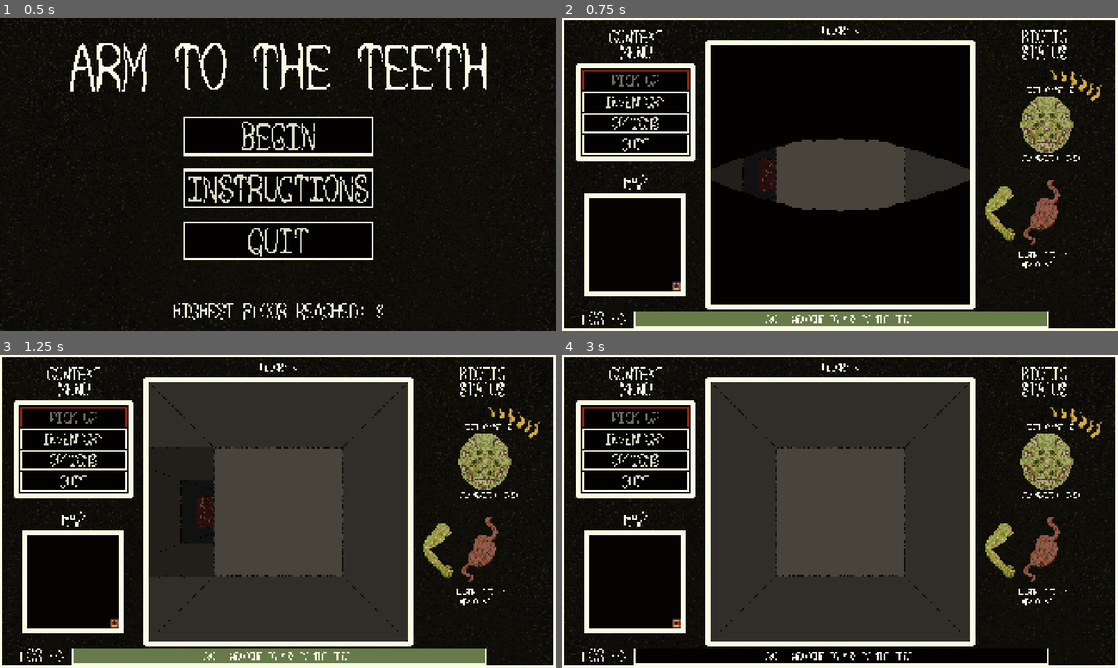
Above: before the commit, frames 1-4 (two rows, left to right).
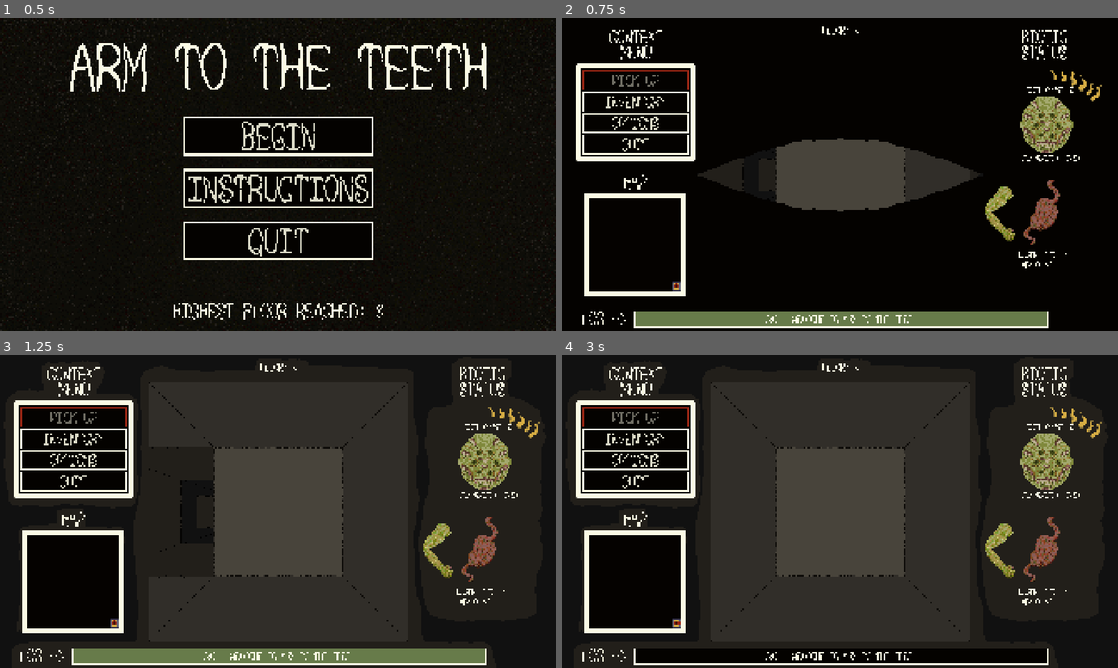
Above: after the commit, the same moments.

Repository: sym-z/arm-to-the-teeth
Game: Godot game, scene res://scenes/main_menu/main_menu.tscn
The game is run twice, just before and just after one commit, with the same random seed, the same clock (stepped at 60 frames per second) and the same inputs. The project has no main scene, so this scene is started directly.
Inputs (mouse positions are in pixels of both pictures, inside the frame that each line leads up to):
- Up to frame 1 (0.5 s): no input
- Up to frame 2 (0.75 s): click "BEGIN" at 0.5 s
- Up to frame 3 (1.25 s): no input
- Up to frame 4 (3 s): move the mouse to (840, 655) at 1.27 s; hold D (turn_right) 1.28-2 s; hold Space (pick_up) 1.28-2 s; click (840, 655) at 1.42 s; click "INVENTORY" at 2 s; click "BACK" at 2.75 s

Frame 1 is identical in both runs. In frame 2, 6.9% of the frame differs, in the area x 0-100%, y 0-100%; in frame 3, 9.1%; in frame 4, 9.0%.

Commit message:
temporary background added

Diff:
--- a/src/prefabs/ui/combat_viewport/combat_viewport.gd
+++ b/src/prefabs/ui/combat_viewport/combat_viewport.gd
@@ -217,7 +217,7 @@
 					root_ui.arm_fully_eaten(equipped_arms[1])
 					Log.add_log_message("IT LOST AN ARM WHILE FLEEING...")
 					root_ui.refresh_temp_labels()
-					player.stat_change.emit()
+				player.stat_change.emit()
 	else:
 		Log.add_log_message("IT MANAGED TO FLEE AND TAKE NO DAMAGE")
 	# Enable inventory management
--- a/src/prefabs/ui/combat_viewport/combat_viewport.tscn
+++ b/src/prefabs/ui/combat_viewport/combat_viewport.tscn
@@ -675,6 +675,7 @@
 mouse_filter = 2
 
 [node name="Run Direction Selection" type="MarginContainer" parent="."]
+visible = false
 z_index = 1
 layout_mode = 2
 mouse_filter = 2
--- a/src/prefabs/ui/ui.tscn
+++ b/src/prefabs/ui/ui.tscn
@@ -2,7 +2,6 @@
 
 [ext_resource type="Script" uid="uid://cloum0k0ggqel" path="res://prefabs/ui/ui.gd" id="1_gxjsb"]
 [ext_resource type="Theme" uid="uid://c4hxwvlb3lk68" path="res://themes/context_menu/margin_container/context_menu_margin_container.tres" id="2_4ieor"]
-[ext_resource type="Texture2D" uid="uid://di01mum33xdma" path="res://assets/visual/ui/prototype_texture_0_full_border.png" id="2_hvfel"]
 [ext_resource type="Texture2D" uid="uid://drgfbbk2ic7c" path="res://assets/visual/ui/eye_transition/eye_transition_1.png" id="3_b1ex4"]
 [ext_resource type="Theme" uid="uid://c2mywnu4h8hvj" path="res://themes/context_menu/margin_container/Panel/context_menu_panel_theme.tres" id="3_htiv7"]
 [ext_resource type="Texture2D" uid="uid://h30xwa8dde6b" path="res://assets/visual/ui/eye_transition/eye_transition_2.png" id="4_mpgui"]
@@ -67,6 +66,7 @@
 [ext_resource type="Texture2D" uid="uid://pwkav1mdysu2" path="res://assets/visual/ui/gate_transition/gate_transition_1_bounce_25.png" id="41_nuxg6"]
 [ext_resource type="Texture2D" uid="uid://cerrt2sg5vnji" path="res://assets/visual/ui/gate_transition/gate_transition_1_bounce_26.png" id="42_3t8s0"]
 [ext_resource type="Texture2D" uid="uid://80064q74ture" path="res://assets/visual/ui/gate_transition/gate_transition_1_bounce_27.png" id="43_nrubd"]
+[ext_resource type="Texture2D" uid="uid://chm84apqi6yjj" path="res://assets/visual/ui/ui_bg_0.png" id="44_wcb55"]
 
 [sub_resource type="SpriteFrames" id="SpriteFrames_u5l0a"]
 animations = [{
@@ -727,10 +727,11 @@
 centered = false
 
 [node name="Background" type="TextureRect" parent="."]
+visible = false
 offset_right = 1920.0
 offset_bottom = 1080.0
 mouse_filter = 2
-texture = ExtResource("2_hvfel")
+texture = ExtResource("44_wcb55")
 
 [node name="Viewport Header Container" type="MarginContainer" parent="."]
 anchors_preset = 15
--- a/src/scenes/testing_level/testing_level.tscn
+++ b/src/scenes/testing_level/testing_level.tscn
@@ -1,10 +1,11 @@
-[gd_scene load_steps=7 format=3 uid="uid://sp88rewvevlj"]
+[gd_scene load_steps=8 format=3 uid="uid://sp88rewvevlj"]
 
 [ext_resource type="PackedScene" uid="uid://cnfsb3b13fx1v" path="res://prefabs/map/map.tscn" id="1_634d8"]
 [ext_resource type="Script" uid="uid://2ghmulmo5ff" path="res://scenes/testing_level/testing_level.gd" id="1_tt45j"]
 [ext_resource type="PackedScene" uid="uid://dbnakwfvnxgvn" path="res://prefabs/debug_visualizer/debug_visualizer.tscn" id="2_tt45j"]
 [ext_resource type="PackedScene" uid="uid://dipa21mimgjkj" path="res://prefabs/player/player.tscn" id="4_f1y3a"]
 [ext_resource type="PackedScene" uid="uid://b5lskvgjumjn" path="res://prefabs/dungeon_viewport/dungeon_viewport.tscn" id="5_etvxw"]
+[ext_resource type="Texture2D" uid="uid://chm84apqi6yjj" path="res://assets/visual/ui/ui_bg_0.png" id="5_n0j1u"]
 [ext_resource type="PackedScene" uid="uid://ceq7clgkyer44" path="res://prefabs/ui/ui.tscn" id="6_ped82"]
 
 [node name="Testing Level" type="Node2D" node_paths=PackedStringArray("visualizer")]
@@ -22,6 +23,11 @@
 [node name="Dungeon Viewport" parent="." node_paths=PackedStringArray("map", "player") instance=ExtResource("5_etvxw")]
 map = NodePath("../Map")
 player = NodePath("../Player")
+
+[node name="Background" type="TextureRect" parent="."]
+offset_right = 1920.0
+offset_bottom = 1080.0
+texture = ExtResource("5_n0j1u")
 
 [node name="UI" parent="." node_paths=PackedStringArray("player", "map") instance=ExtResource("6_ped82")]
 player = NodePath("../Player")
